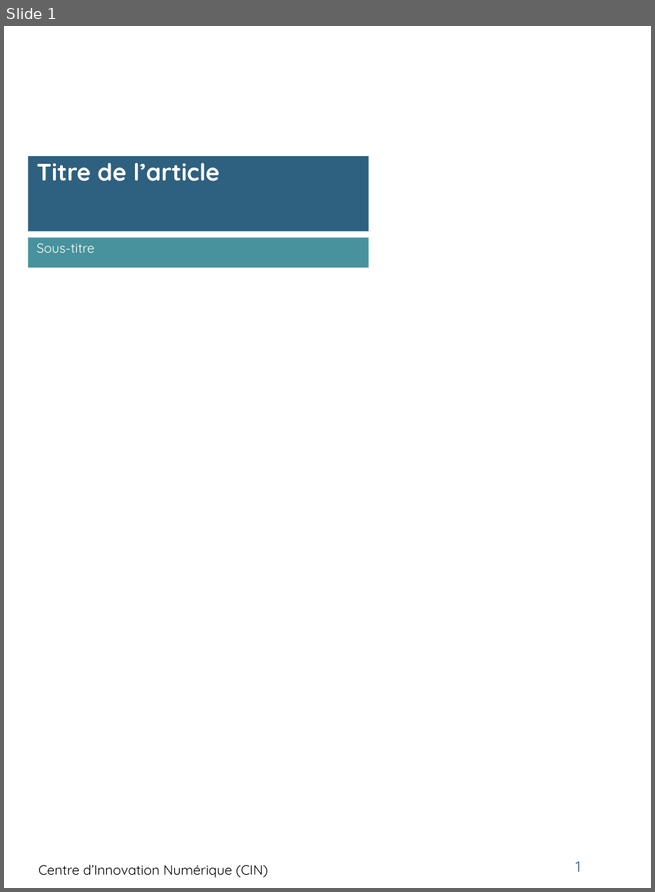
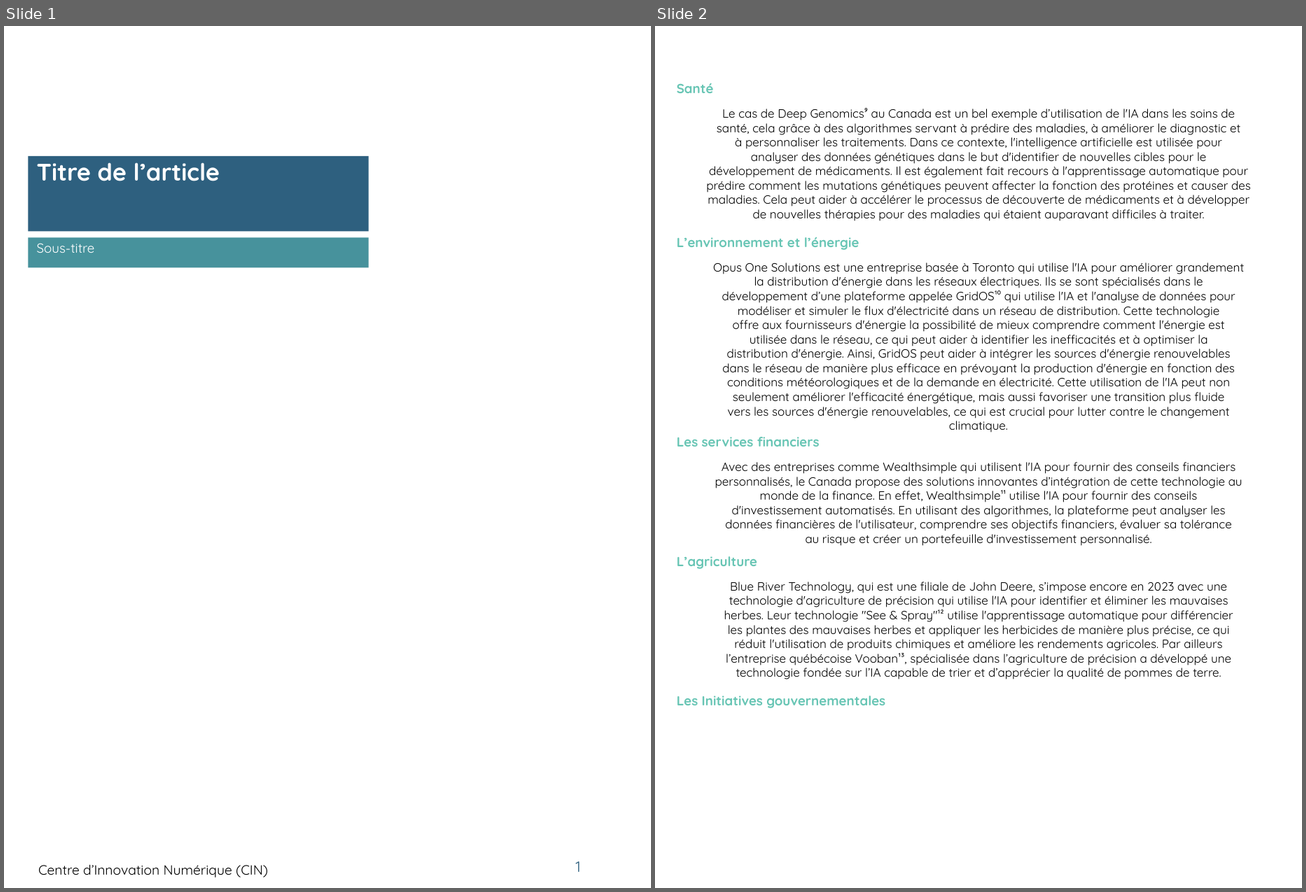
Before and after one commit to Msa360/pptx_template_cin, a slide deck: powerpoints/test.pptx. Shown side by side, each under a label of ours: slide 1 before the commit, slides 1 and 2 after it. The pictures are 655x892 and 1306x892 pixels, drawn with LibreOffice and Linux fonts; fonts in the diff are those of the drawing; background and template pictures are left out. Boxes give left, top, right and bottom in pixels: in the first picture for what was removed or moved away, otherwise in the second. Text is boxed around its words. In the diff, an @@ line names an element or a change of style, - is before the commit and + after.

Commit message:
adapt sources for word online

```diff
--- a/powerpoints/test.pptx
+++ b/powerpoints/test.pptx
@@ slide 2 added at (655, 26, 1302, 888), background #FFFFFF @@
@@ text added at (677, 83, 714, 93), 11 pt, text #67C5B4, bold @@
+Santé
@@ text added at (706, 108, 1251, 221), 10 pt, text #000000 @@
+Le cas de Deep Genomics⁹ au Canada est un bel exemple d’utilisation de l'IA dans les soins de
+santé, cela grâce à des algorithmes servant à prédire des maladies, à améliorer le diagnostic et
+à personnaliser les traitements. Dans ce contexte, l'intelligence artificielle est utilisée pour
+analyser des données génétiques dans le but d'identifier de nouvelles cibles pour le
+développement de médicaments. Il est également fait recours à l'apprentissage automatique pour
+prédire comment les mutations génétiques peuvent affecter la fonction des protéines et causer des
+maladies. Cela peut aider à accélérer le processus de découverte de médicaments et à développer
+de nouvelles thérapies pour des maladies qui étaient auparavant difficiles à traiter.
@@ text added at (677, 237, 859, 250), 11 pt, text #67C5B4, bold @@
+L’environnement et l’énergie
@@ text added at (713, 263, 1244, 433), 10 pt, text #000000 @@
+Opus One Solutions est une entreprise basée à Toronto qui utilise l'IA pour améliorer grandement
+la distribution d'énergie dans les réseaux électriques. Ils se sont spécialisés dans le
+développement d’une plateforme appelée GridOS¹⁰ qui utilise l'IA et l'analyse de données pour
+modéliser et simuler le flux d'électricité dans un réseau de distribution. Cette technologie
+offre aux fournisseurs d'énergie la possibilité de mieux comprendre comment l'énergie est
+utilisée dans le réseau, ce qui peut aider à identifier les inefficacités et à optimiser la
+distribution d'énergie. Ainsi, GridOS peut aider à intégrer les sources d'énergie renouvelables
+dans le réseau de manière plus efficace en prévoyant la production d'énergie en fonction des
+conditions météorologiques et de la demande en électricité. Cette utilisation de l'IA peut non
+seulement améliorer l'efficacité énergétique, mais aussi favoriser une transition plus fluide
+vers les sources d'énergie renouvelables, ce qui est crucial pour lutter contre le changement
+climatique.
@@ text added at (677, 437, 819, 447), 11 pt, text #67C5B4, bold @@
+Les services financiers
@@ text added at (715, 462, 1242, 546), 10 pt, text #000000 @@
+Avec des entreprises comme Wealthsimple qui utilisent l'IA pour fournir des conseils financiers
+personnalisés, le Canada propose des solutions innovantes d’intégration de cette technologie au
+monde de la finance. En effet, Wealthsimple¹¹ utilise l'IA pour fournir des conseils
+d'investissement automatisés. En utilisant des algorithmes, la plateforme peut analyser les
+données financières de l'utilisateur, comprendre ses objectifs financiers, évaluer sa tolérance
+au risque et créer un portefeuille d'investissement personnalisé.
@@ text added at (677, 557, 757, 569), 11 pt, text #67C5B4, bold @@
+L’agriculture
@@ text added at (724, 582, 1233, 680), 10 pt, text #000000 @@
+Blue River Technology, qui est une filiale de John Deere, s’impose encore en 2023 avec une
+technologie d'agriculture de précision qui utilise l'IA pour identifier et éliminer les mauvaises
+herbes. Leur technologie "See & Spray"¹² utilise l'apprentissage automatique pour différencier
+les plantes des mauvaises herbes et appliquer les herbicides de manière plus précise, ce qui
+réduit l'utilisation de produits chimiques et améliore les rendements agricoles. Par ailleurs
+l’entreprise québécoise Vooban¹³, spécialisée dans l’agriculture de précision a développé une
+technologie fondée sur l’IA capable de trier et d’apprécier la qualité de pommes de terre.
@@ text added at (677, 696, 885, 708), 11 pt, text #67C5B4, bold @@
+Les Initiatives gouvernementales
```
Also in this commit, not shown: 3 other slides added, 2 slides removed, 8 other files.
